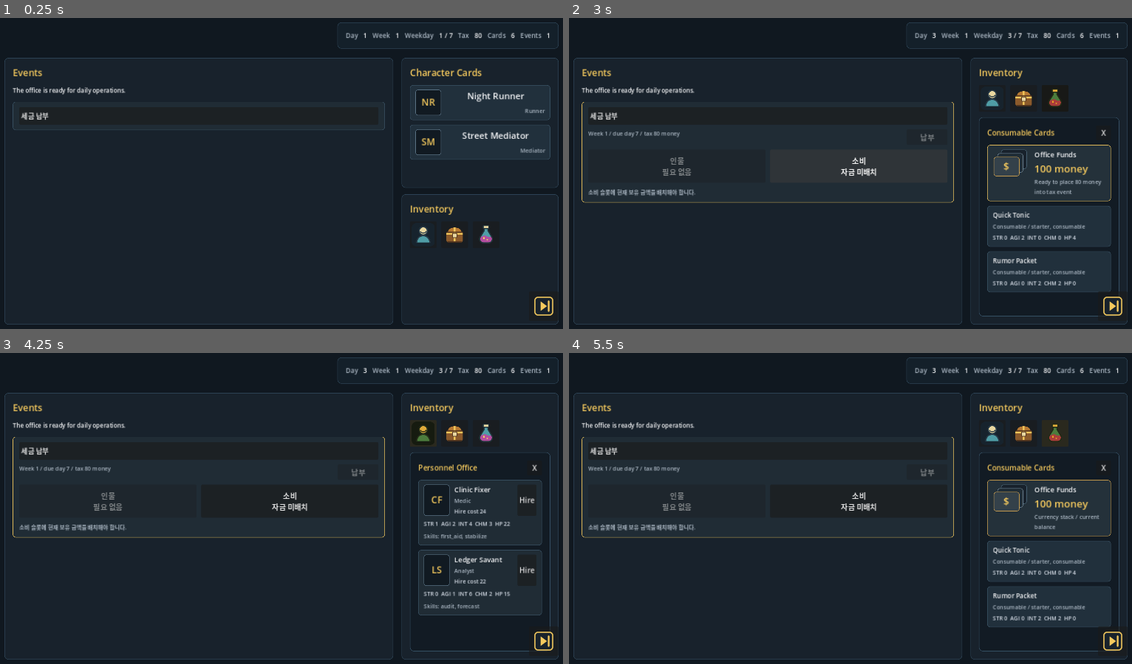
Above: before the commit, frames 1-4 (two rows, left to right).
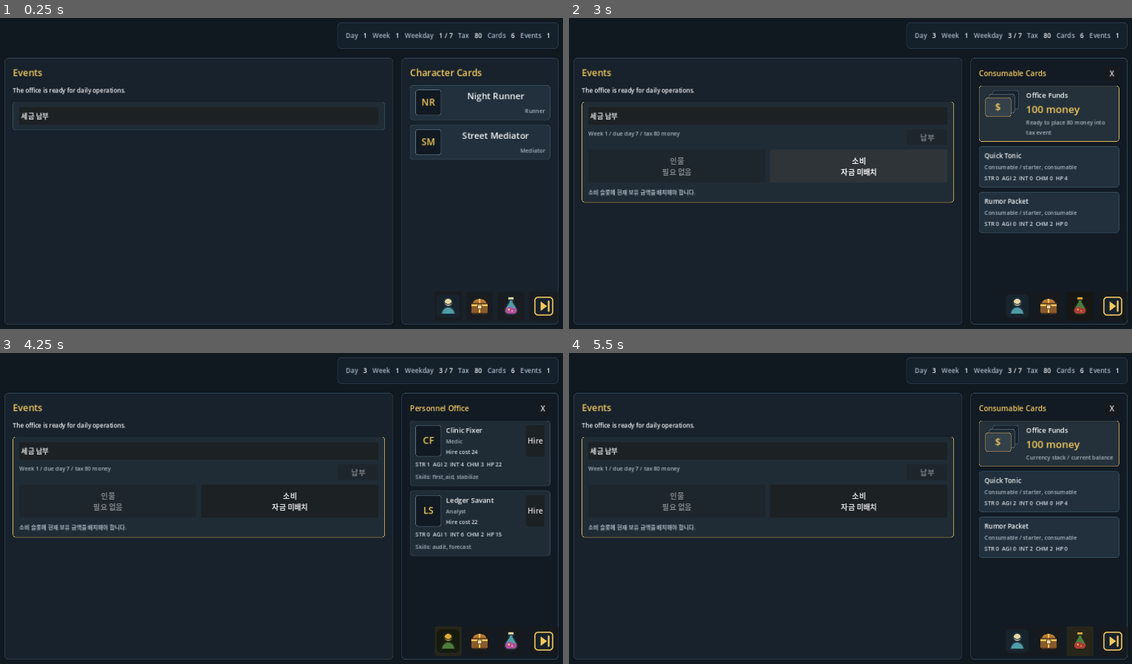
Above: after the commit, the same moments.

Repository: YOONRY/city_of_star
Game: Godot game, scene res://scenes/main/main.tscn
Two runs of this game, one before a commit and one after it. Both use one fixed random seed, a clock stepped at 60 frames per second and the inputs below.
Inputs (mouse positions are in pixels of both pictures, inside the frame that each line leads up to; where the layout moved, square brackets give the same spot in the first picture):
- Up to frame 1 (0.25 s): no input
- Up to frame 2 (3 s): click (1115, 307) at 0.5 s; click (1115, 307) at 1.25 s; click "세금 납부" at 2 s; click "소비 자금 미배치" at 2.75 s
- Up to frame 3 (4.25 s): click (450, 642) [422, 433] at 3.5 s
- Up to frame 4 (5.5 s): click (1047, 642) [1025, 433] at 4.25 s; click (1081, 642) [1053, 433] at 5 s

The runs differ from the first frame. In frame 1, 0.8% of the frame differs, in the area x 71-100%, y 53-96%; in frame 2, 4.8%; in frame 3, 3.5%; in frame 4, 4.8%, in the area x 72-98%, y 16-96%.

Commit message:
Move inventory controls to bottom dock

Diff:
--- a/scripts/ui/main_screen.gd
+++ b/scripts/ui/main_screen.gd
@@ -14,7 +14,6 @@
 var next_day_button: Button
 var character_panel: PanelContainer
 var character_card_list: VBoxContainer
-var inventory_panel: PanelContainer
 var inventory_drawer: PanelContainer
 var inventory_drawer_title: Label
 var inventory_close_button: Button
@@ -133,37 +132,11 @@
 	character_card_list.size_flags_horizontal = Control.SIZE_EXPAND_FILL
 	character_scroll.add_child(character_card_list)
 
-	inventory_panel = _make_panel()
-	inventory_panel.size_flags_horizontal = Control.SIZE_EXPAND_FILL
-	inventory_panel.size_flags_vertical = Control.SIZE_EXPAND_FILL
-	right_column.add_child(inventory_panel)
-
-	var inventory_box := VBoxContainer.new()
-	inventory_box.add_theme_constant_override("separation", 12)
-	inventory_panel.add_child(inventory_box)
-
-	inventory_box.add_child(_make_section_title("Inventory"))
-
-	var inventory_buttons := HBoxContainer.new()
-	inventory_buttons.add_theme_constant_override("separation", 10)
-	inventory_box.add_child(inventory_buttons)
-
-	personnel_button = _make_icon_button("res://assets/icons/person_icon.svg", "Personnel Office")
-	personnel_button.pressed.connect(_on_personnel_pressed)
-	inventory_buttons.add_child(personnel_button)
-
-	equipment_button = _make_icon_button("res://assets/icons/chest_icon.svg", "Equipment Cards")
-	equipment_button.pressed.connect(_on_equipment_pressed)
-	inventory_buttons.add_child(equipment_button)
-
-	consumable_button = _make_icon_button("res://assets/icons/potion_icon.svg", "Consumable Cards")
-	consumable_button.pressed.connect(_on_consumable_pressed)
-	inventory_buttons.add_child(consumable_button)
-
 	inventory_drawer = _make_panel(Color("#121B24"), Color("#38556A"))
+	inventory_drawer.size_flags_horizontal = Control.SIZE_EXPAND_FILL
 	inventory_drawer.size_flags_vertical = Control.SIZE_EXPAND_FILL
 	inventory_drawer.visible = false
-	inventory_box.add_child(inventory_drawer)
+	right_column.add_child(inventory_drawer)
 
 	var drawer_box := VBoxContainer.new()
 	drawer_box.add_theme_constant_override("separation", 10)
@@ -192,15 +165,32 @@
 	inventory_card_list.size_flags_horizontal = Control.SIZE_EXPAND_FILL
 	inventory_scroll.add_child(inventory_card_list)
 
+	var bottom_icon_row := HBoxContainer.new()
+	bottom_icon_row.set_anchors_preset(Control.PRESET_BOTTOM_RIGHT)
+	bottom_icon_row.offset_left = -338
+	bottom_icon_row.offset_top = -104
+	bottom_icon_row.offset_right = -40
+	bottom_icon_row.offset_bottom = -40
+	bottom_icon_row.add_theme_constant_override("separation", 10)
+	bottom_icon_row.alignment = BoxContainer.ALIGNMENT_END
+	add_child(bottom_icon_row)
+
+	personnel_button = _make_icon_button("res://assets/icons/person_icon.svg", "Personnel Office")
+	personnel_button.pressed.connect(_on_personnel_pressed)
+	bottom_icon_row.add_child(personnel_button)
+
+	equipment_button = _make_icon_button("res://assets/icons/chest_icon.svg", "Equipment Cards")
+	equipment_button.pressed.connect(_on_equipment_pressed)
+	bottom_icon_row.add_child(equipment_button)
+
+	consumable_button = _make_icon_button("res://assets/icons/potion_icon.svg", "Consumable Cards")
+	consumable_button.pressed.connect(_on_consumable_pressed)
+	bottom_icon_row.add_child(consumable_button)
+
 	next_day_button = _make_icon_button("res://assets/icons/next_day_icon.svg", "Next Day")
 	next_day_button.custom_minimum_size = Vector2(64, 64)
-	next_day_button.set_anchors_preset(Control.PRESET_BOTTOM_RIGHT)
-	next_day_button.offset_left = -104
-	next_day_button.offset_top = -104
-	next_day_button.offset_right = -40
-	next_day_button.offset_bottom = -40
 	next_day_button.pressed.connect(_on_next_day_pressed)
-	add_child(next_day_button)
+	bottom_icon_row.add_child(next_day_button)
 
 
 func _make_panel(background_color: Color = Color("#18222C"), border_color: Color = Color("#2F4659")) -> PanelContainer:
@@ -1430,6 +1420,7 @@
 		or _is_point_in_control(personnel_button, position)
 		or _is_point_in_control(equipment_button, position)
 		or _is_point_in_control(consumable_button, position)
+		or _is_point_in_control(next_day_button, position)
 	)
 
 
Not shown, changed: docs/handoff_update_notes.md
